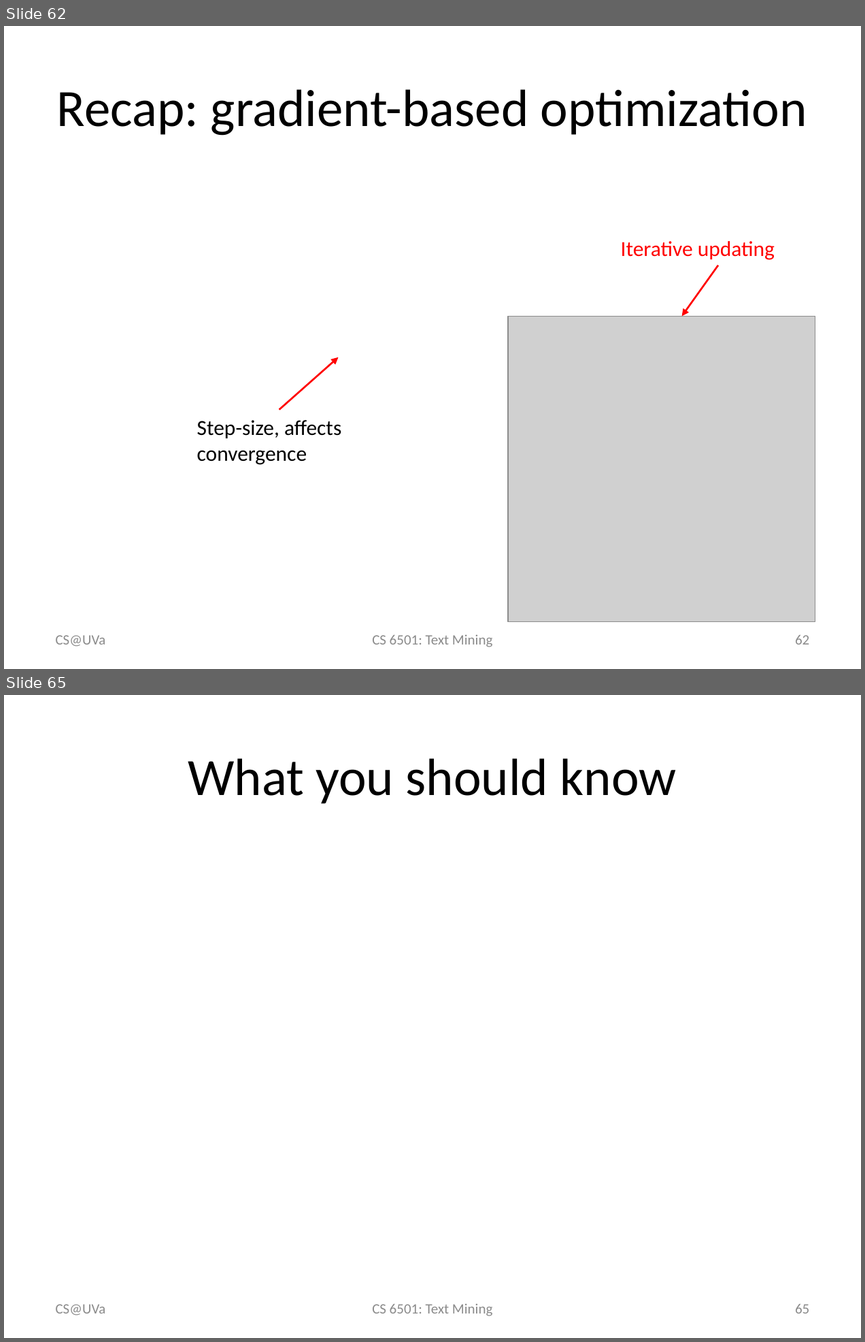
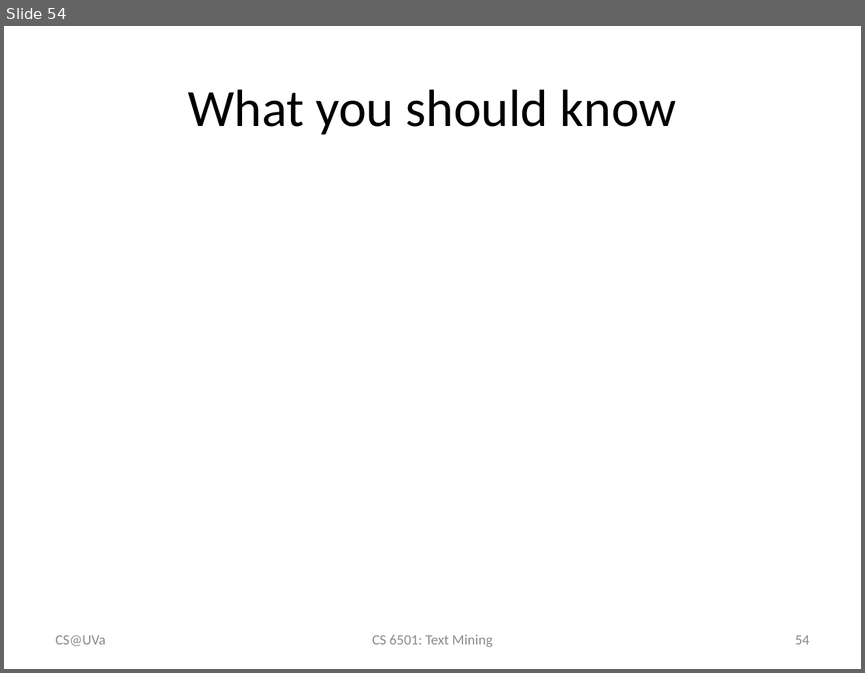
Before and after one commit to wang296/CS6501-Text-Mining, a slide deck: docs/Logistic Regression.pptx. Shown one above the other, each under a label of ours: slides 62 and 65 before the commit, slide 54 after it; the slides between them are not shown. The pictures are 865x1342 and 865x673 pixels, drawn with LibreOffice and Linux fonts; fonts in the diff are those of the drawing; grey boxes stand for pictures. Boxes give left, top, right and bottom in pixels: in the first picture for what was removed or moved away, otherwise in the second. Text is boxed around its words. In the diff, an @@ line names an element or a change of style, - is before the commit and + after.

```diff
--- a/docs/Logistic Regression.pptx
+++ b/docs/Logistic Regression.pptx
@@ slide 62 removed at (4,26,861,669), background #FFFFFF @@
@@ title removed at (57,89,807,135) @@
-Recap: gradient-based optimization
@@ text removed at (621,241,774,260) @@
-Iterative updating
@@ arrow removed from (718, 265) to (682, 316) @@
@@ picture removed at (508,316,815,622) @@
@@ arrow removed from (279, 409) to (338, 356) @@
@@ text removed at (197,420,341,465) @@
-Step-size, affects convergence
@@ text removed at (56,635,106,646) @@
-CS@UVa
@@ text removed at (372,635,492,647) @@
-CS 6501: Text Mining
@@ page number removed at (795,635,809,644) @@
-62
@@ what was slide 65 is now slide 54 @@
@@ page number at (795,635,809,644): text changed @@
-65
+54
```
Also in this commit, not shown: 1 slide changed, 10 other slides removed, 7 other files.
